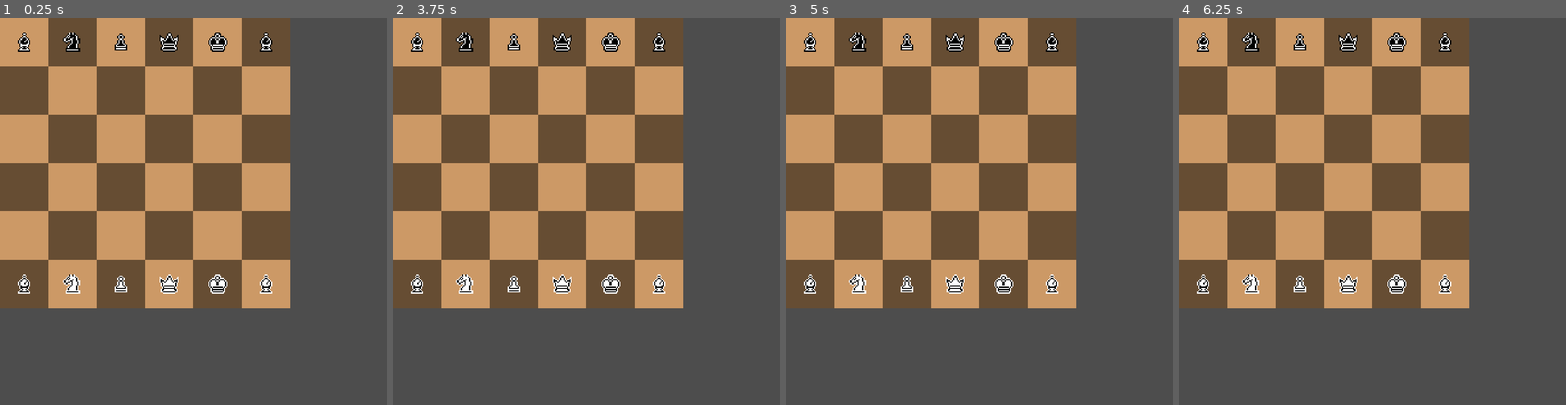
Above: before the commit, frames 1-4 (left to right).
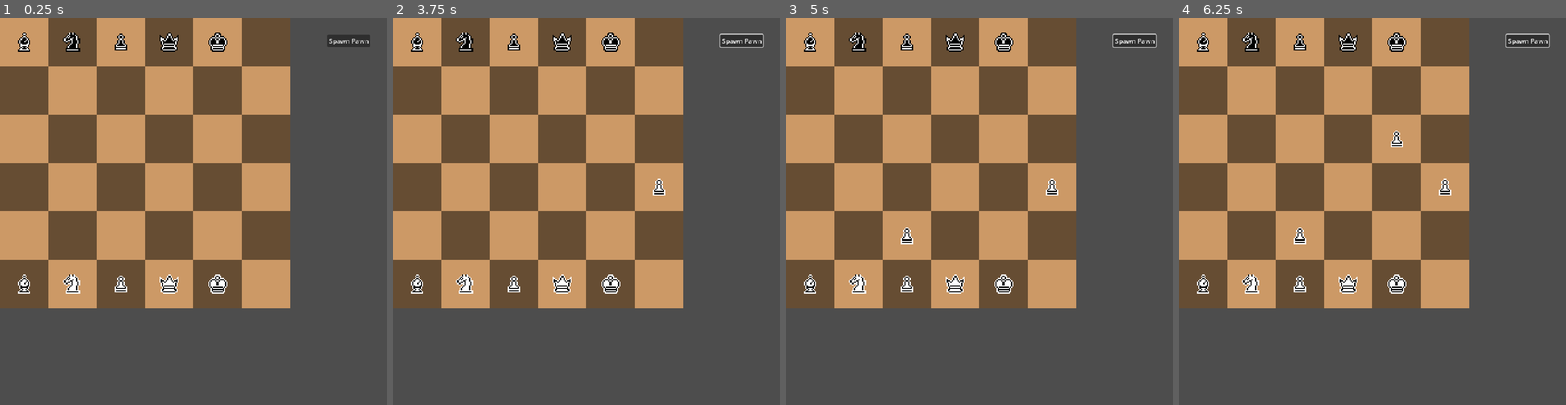
Above: after the commit, the same moments.

Repository: Wyadox/TurnBasedLite
Game: Godot game, scene res://scenes/game.tscn
The game is run twice, just before and just after one commit, with the same random seed, the same clock (stepped at 60 frames per second) and the same inputs.
Inputs (mouse positions are in pixels of both pictures, inside the frame that each line leads up to):
- Up to frame 1 (0.25 s): no input
- Up to frame 2 (3.75 s): click (741, 41) at 0.5 s, where only the run after the commit has a clickable "Spawn Pawn"; click (741, 41) at 1.25 s, where only the run after the commit has a clickable "Spawn Pawn"; click (741, 41) at 2 s, where only the run after the commit has a clickable "Spawn Pawn"; tap Enter at 2.75 s; move the mouse to (671, 192) at 2.77 s; click (671, 192) at 2.85 s; tap Space at 3.5 s; move the mouse to (509, 230) at 3.52 s; click (509, 230) at 3.6 s
- Up to frame 3 (5 s): tap Enter at 4.25 s; move the mouse to (1018, 126) at 4.27 s; click (1018, 126) at 4.35 s
- Up to frame 4 (6.25 s): tap Space at 5 s; move the mouse to (1353, 288) at 5.02 s; click (1353, 288) at 5.1 s; tap Enter at 5.75 s; move the mouse to (1488, 269) at 5.77 s; click (1488, 269) at 5.85 s

The runs differ from the first frame. In frame 1, 0.6% of the frame differs, in the area x 67-96%, y 3-72%; in frame 2, 0.7%; in frame 3, 0.8%; in frame 4, 0.9%, in the area x 29-96%, y 3-72%.

Commit message:
Spawn a Pawn
Adds the ability to spawn in a white pawn at any point

There is a glaring visual issue with this commit

Diff:
--- a/chess-game/project.godot
+++ b/chess-game/project.godot
@@ -18,6 +18,7 @@
 [autoload]
 
 Globals="*res://scripts/globals.gd"
+BoardScript="*res://scripts/board.gd"
 
 [display]
 
--- a/chess-game/scenes/game.tscn
+++ b/chess-game/scenes/game.tscn
@@ -1,7 +1,8 @@
-[gd_scene load_steps=3 format=3 uid="uid://bxdepwhprt4pp"]
+[gd_scene load_steps=4 format=3 uid="uid://bxdepwhprt4pp"]
 
 [ext_resource type="Script" uid="uid://bj20fx8i5xny6" path="res://scripts/game.gd" id="1_yqjtg"]
 [ext_resource type="Script" uid="uid://dlwh8mqmkmuqo" path="res://scripts/board.gd" id="2_lnu2h"]
+[ext_resource type="Script" uid="uid://b3kuug82fetu7" path="res://scenes/setup_phase_ui.gd" id="3_lnu2h"]
 
 [node name="Game" type="Node2D"]
 script = ExtResource("1_yqjtg")
@@ -54,4 +55,25 @@
 text = "Play
 "
 
+[node name="SetupPhaseUI" type="Control" parent="."]
+layout_mode = 3
+anchors_preset = 0
+offset_right = 40.0
+offset_bottom = 40.0
+script = ExtResource("3_lnu2h")
+
+[node name="VBoxContainer" type="VBoxContainer" parent="SetupPhaseUI"]
+layout_mode = 0
+offset_left = 812.0
+offset_top = 41.0
+offset_right = 918.0
+offset_bottom = 81.0
+
+[node name="Button" type="Button" parent="SetupPhaseUI/VBoxContainer"]
+layout_mode = 2
+text = "Spawn Pawn"
+
+[connection signal="selected_square" from="." to="Board" method="_on_game_selected_square"]
 [connection signal="pressed" from="Control/Button" to="." method="_on_button_pressed"]
+[connection signal="spawn_piece" from="SetupPhaseUI" to="Board" method="_on_setup_phase_ui_spawn_piece"]
+[connection signal="pressed" from="SetupPhaseUI/VBoxContainer/Button" to="SetupPhaseUI" method="_on_button_pressed"]
--- /dev/null
+++ b/chess-game/scenes/setup_phase_ui.gd
@@ -0,0 +1,6 @@
+extends Control
+signal spawn_piece(piece_type)
+
+func _on_button_pressed() -> void:
+	print("Pawn")
+	emit_signal("spawn_piece", Globals.PIECE_TYPES.PAWN)
--- a/chess-game/scripts/board.gd
+++ b/chess-game/scripts/board.gd
@@ -5,6 +5,8 @@
 
 @export var white_king_pos: Vector2
 @export var black_king_pos: Vector2
+
+var selected_pos: Vector2 = Vector2(-1, -1)
 
 const CELL_SIZE = 120
 
@@ -141,3 +143,15 @@
 	piece.init_piece(type, col, board_pos, self)
 	pieces.append(piece)
 	return piece
+
+
+func _on_setup_phase_ui_spawn_piece(piece_type: Variant) -> void:
+	if selected_pos == Vector2(-1, -1):
+		print("Select a valid position")
+		return
+	create_piece(piece_type, Globals.COLORS.WHITE, selected_pos)
+
+
+func _on_game_selected_square(pos: Variant) -> void:
+	selected_pos = pos
+	print(pos)
--- a/chess-game/scripts/game.gd
+++ b/chess-game/scripts/game.gd
@@ -1,4 +1,6 @@
 extends Node2D
+
+signal selected_square(pos)
 
 # Game States
 var game_over;
@@ -28,8 +30,17 @@
 	if Input.is_action_just_pressed("left_click"):
 		var pos = get_pos_under_mouse()
 		selected_piece = board.get_piece(pos)
+
 		# Drag piece only if they are under the mouse or are of current player
-		if selected_piece == null or selected_piece.color != status:
+		if selected_piece == null:
+			if pos.x < 6 and pos.x > -1 and pos.y < 6 and pos.y > 0:
+				if status == Globals.COLORS.WHITE:
+					emit_signal("selected_square", pos)
+			else:
+				print("no square was selected")
+			return
+
+		if selected_piece.color != status:
 			return
 		is_dragging = true
 		previous_position = selected_piece.position
--- a/chess-game/scripts/globals.gd
+++ b/chess-game/scripts/globals.gd
@@ -52,5 +52,5 @@
 	[PIECE_TYPES.MITOSIS_PAWN, 2, 0],
 	[PIECE_TYPES.QUEEN, 3, 0],
 	[PIECE_TYPES.KING, 4, 0],
-	[PIECE_TYPES.BISHOP, 5, 0]
+	#[PIECE_TYPES.BISHOP, 5, 0]
 ]
Not shown, added: chess-game/scenes/setup_phase_ui.gd.uid
